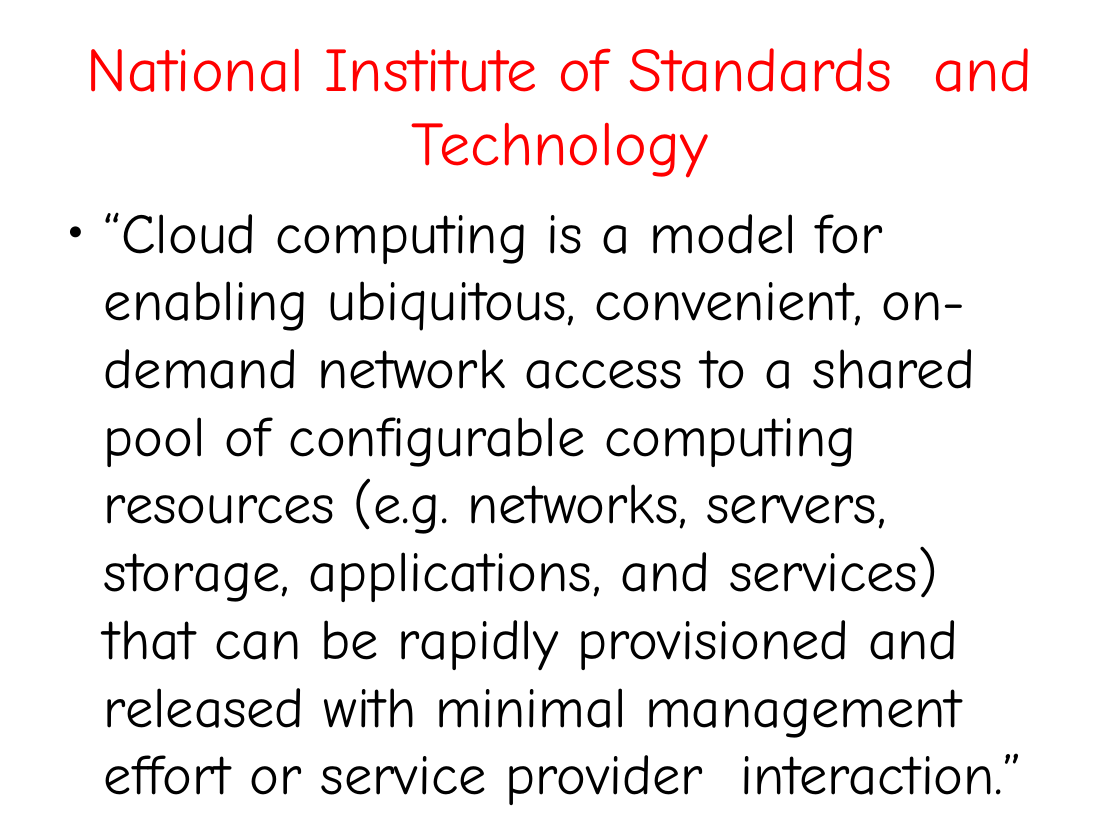
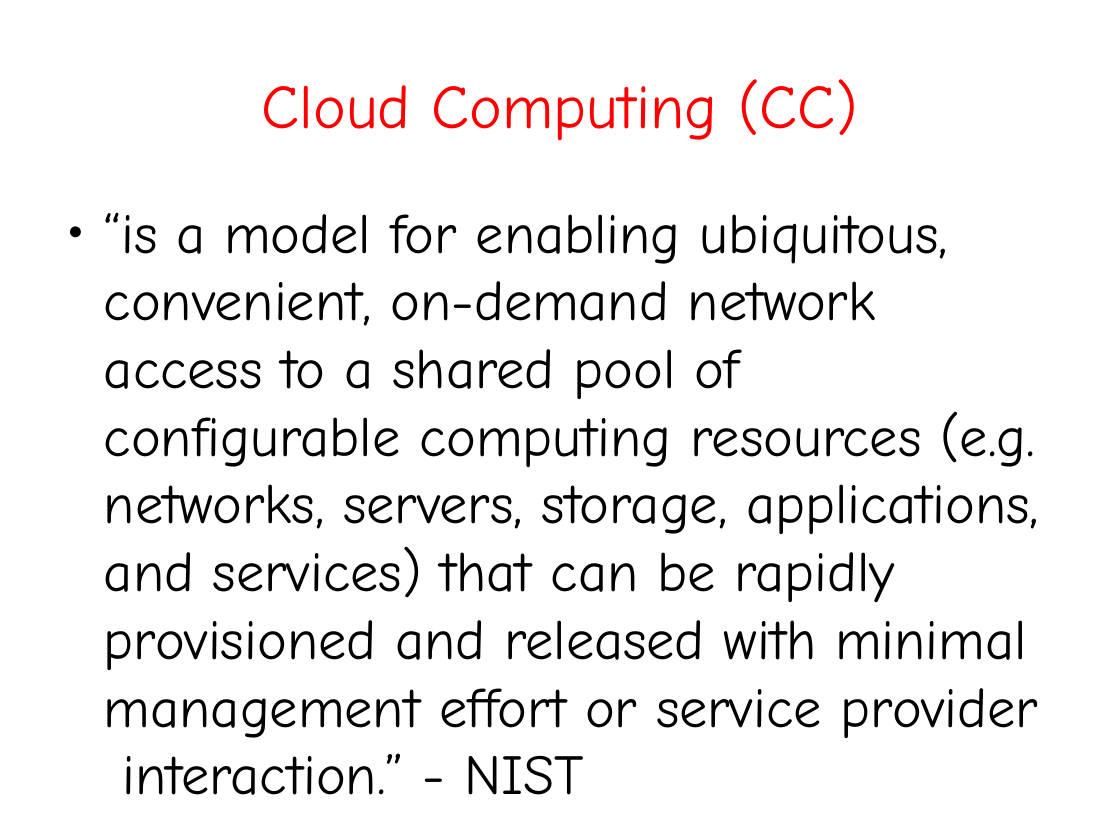
Before and after one commit to aanovelo/cmsc-137-ab5l-project, a slide deck: slide 3 of jach-phd/seminars/CMSC399-2-slides.odp. Drawn at 1120x840 pixels with LibreOffice and Linux fonts; fonts in the diff are those of the drawing. Boxes give left, top, right and bottom in pixels: in the first picture for what was removed or moved away, otherwise in the second. Text is boxed around its words. In the diff, an @@ line names an element or a change of style, - is before the commit and + after.

Commit message:
edits

```diff
--- a/jach-phd/seminars/CMSC399-2-slides.odp
+++ b/jach-phd/seminars/CMSC399-2-slides.odp
@@ title removed at <box>86,48,1032,178</box> @@
-National Institute of Standards and Technology
@@ title added at <box>262,79,857,141</box>, 44 pt, text #FF0000 @@
+Cloud Computing (CC)
@@ text at <box>104,212,1039,795</box>: text changed @@
-● “Cloud computing is a model for enabling ubiquitous, convenient, on-demand network access to a shared pool of configurable computing resources (e.g. networks, servers, storage, applications, and services) that can be rapidly provisioned and released with minimal management effort or service provider interaction.”
+● “is a model for enabling ubiquitous, convenient, on-demand network access to a shared pool of configurable computing resources (e.g. networks, servers, storage, applications, and services) that can be rapidly provisioned and released with minimal management effort or service provider interaction.” - NIST
```
Also in this commit, not shown: 2 other slides changed.
